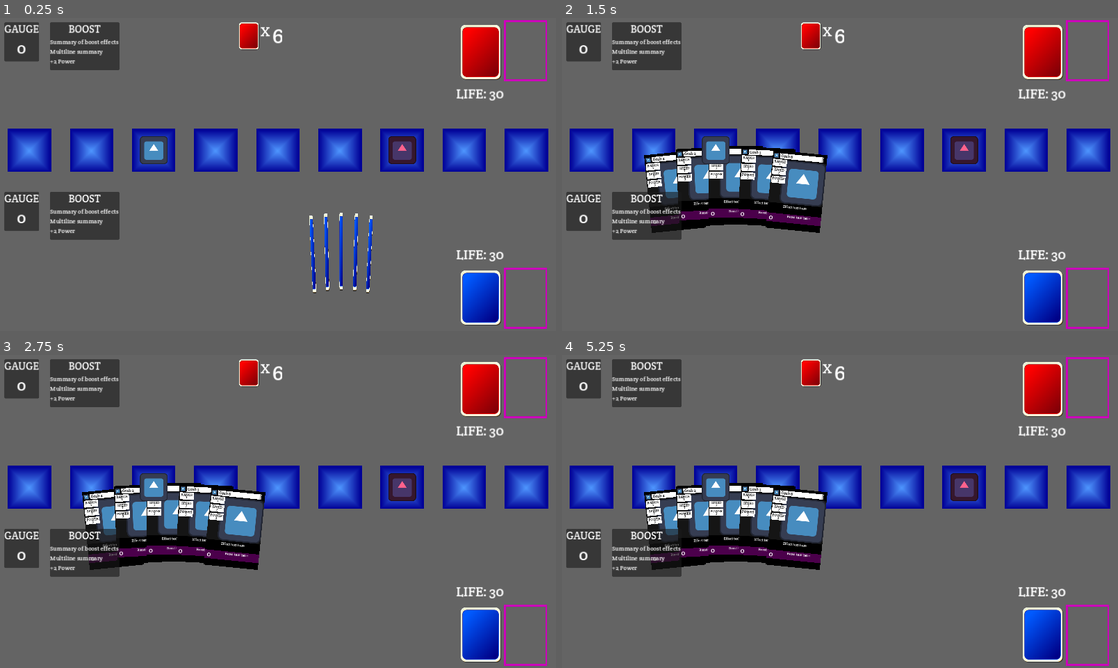
Above: before the commit, frames 1-4 (two rows, left to right).
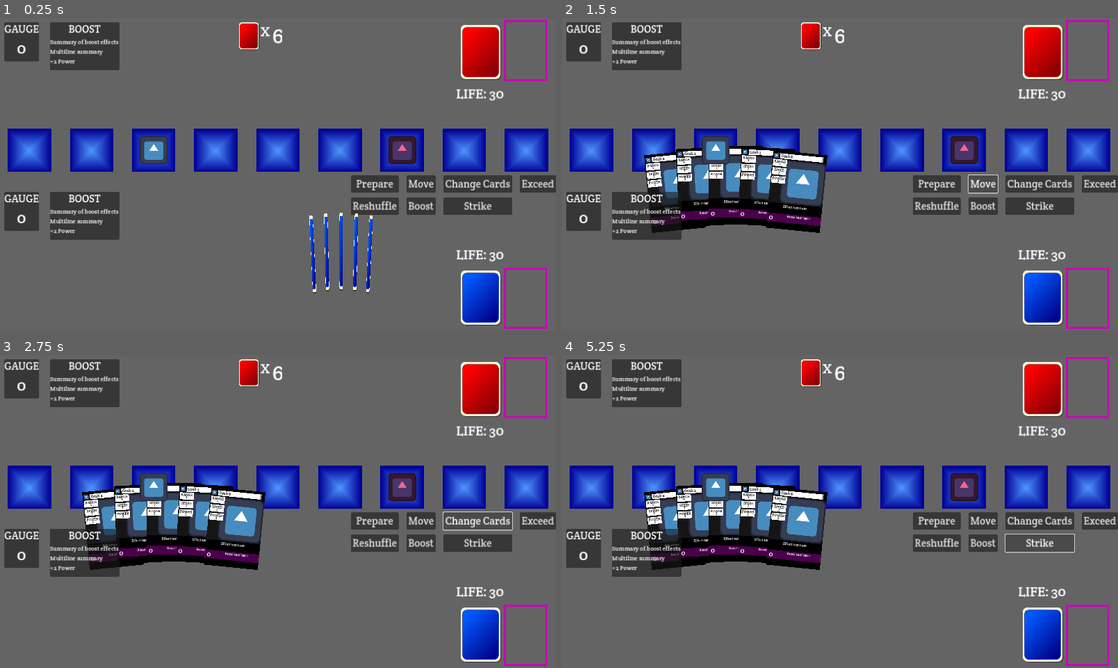
Above: after the commit, the same moments.

Repository: daniel-k-taylor/exceedgameclient
Game: Godot game, scene res://scenes/game/game.tscn
The game is run twice, just before and just after one commit, with the same random seed, the same clock (stepped at 60 frames per second) and the same inputs. The engine's default icon, where the game draws it, is replaced by a stand-in: a white triangle on a blue panel in a dark square.
Inputs (mouse positions are in pixels of both pictures, inside the frame that each line leads up to):
- Up to frame 1 (0.25 s): no input
- Up to frame 2 (1.5 s): click (934, 183) at 0.5 s, where only the run after the commit has a clickable "Prepare"; click (984, 183) at 1.25 s, where only the run after the commit has a clickable "Move"
- Up to frame 3 (2.75 s): click (478, 520) at 2 s, where only the run after the commit has a clickable "Change Cards"
- Up to frame 4 (5.25 s): click (1101, 520) at 2.75 s, where only the run after the commit has a clickable "Exceed"; click (934, 542) at 3.5 s, where only the run after the commit has a clickable "Reshuffle"; click (984, 542) at 4.25 s, where only the run after the commit has a clickable "Boost"; click (1040, 542) at 5 s, where only the run after the commit has a clickable "Strike"

The runs differ from the first frame. In frame 1, 3.0% of the frame differs, in the area x 63-100%, y 50-63%; in frame 2, 3.0%; in frame 3, 3.0%; in frame 4, 3.1%, in the area x 63-100%, y 50-64%.

Commit message:
Add buttons

Diff:
--- a/scenes/game/game.gd
+++ b/scenes/game/game.gd
@@ -43,7 +43,6 @@
 func move_character_to_arena_square(character, arena_square):
 	var arena = $StaticUI/StaticUIVBox/Arena
 	var target_square = arena.get_child(arena_square - 1)
-	print("Global Pos: ", target_square.global_position)
 	character.position = target_square.global_position + target_square.size/2
 
 # Called every frame. 'delta' is the elapsed time since the previous frame.
@@ -56,7 +55,7 @@
 func _input(event):
 	if event is InputEventMouseButton:
 		if event is InputEventMouseButton and event.is_released():
-			move_character_to_arena_square($PlayerCharacter, game_logic.player.arena_location)
+			pass
 
 
 func draw_card(card):
--- a/scenes/game/game.tscn
+++ b/scenes/game/game.tscn
@@ -74,6 +74,48 @@
 
 [node name="UnderArenaMargin" type="MarginContainer" parent="StaticUI/StaticUIVBox"]
 layout_mode = 2
+
+[node name="ButtonGrid" type="GridContainer" parent="StaticUI/StaticUIVBox"]
+layout_mode = 2
+size_flags_horizontal = 8
+theme_override_constants/h_separation = 18
+theme_override_constants/v_separation = 11
+columns = 4
+
+[node name="PrepareButton" type="Button" parent="StaticUI/StaticUIVBox/ButtonGrid"]
+layout_mode = 2
+theme_override_font_sizes/font_size = 24
+text = "Prepare"
+
+[node name="MoveButton" type="Button" parent="StaticUI/StaticUIVBox/ButtonGrid"]
+layout_mode = 2
+theme_override_font_sizes/font_size = 24
+text = "Move"
+
+[node name="ChangeButton" type="Button" parent="StaticUI/StaticUIVBox/ButtonGrid"]
+layout_mode = 2
+theme_override_font_sizes/font_size = 24
+text = "Change Cards"
+
+[node name="ExceedButton" type="Button" parent="StaticUI/StaticUIVBox/ButtonGrid"]
+layout_mode = 2
+theme_override_font_sizes/font_size = 24
+text = "Exceed"
+
+[node name="ReshuffleButton" type="Button" parent="StaticUI/StaticUIVBox/ButtonGrid"]
+layout_mode = 2
+theme_override_font_sizes/font_size = 24
+text = "Reshuffle"
+
+[node name="BoostButton" type="Button" parent="StaticUI/StaticUIVBox/ButtonGrid"]
+layout_mode = 2
+theme_override_font_sizes/font_size = 24
+text = "Boost"
+
+[node name="StrikeButton" type="Button" parent="StaticUI/StaticUIVBox/ButtonGrid"]
+layout_mode = 2
+theme_override_font_sizes/font_size = 24
+text = "Strike"
 
 [node name="BottomMargin" type="MarginContainer" parent="StaticUI/StaticUIVBox"]
 layout_mode = 2
